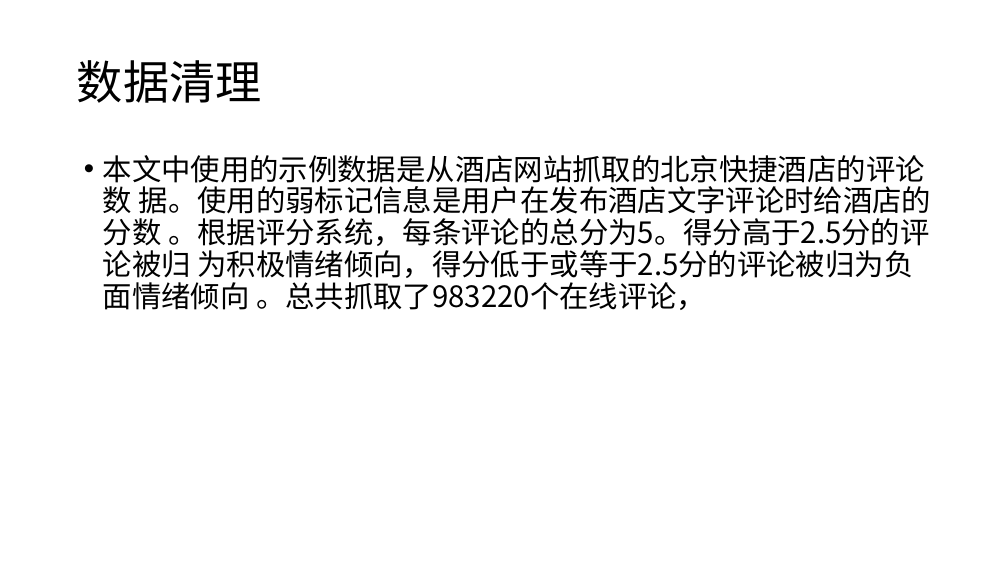
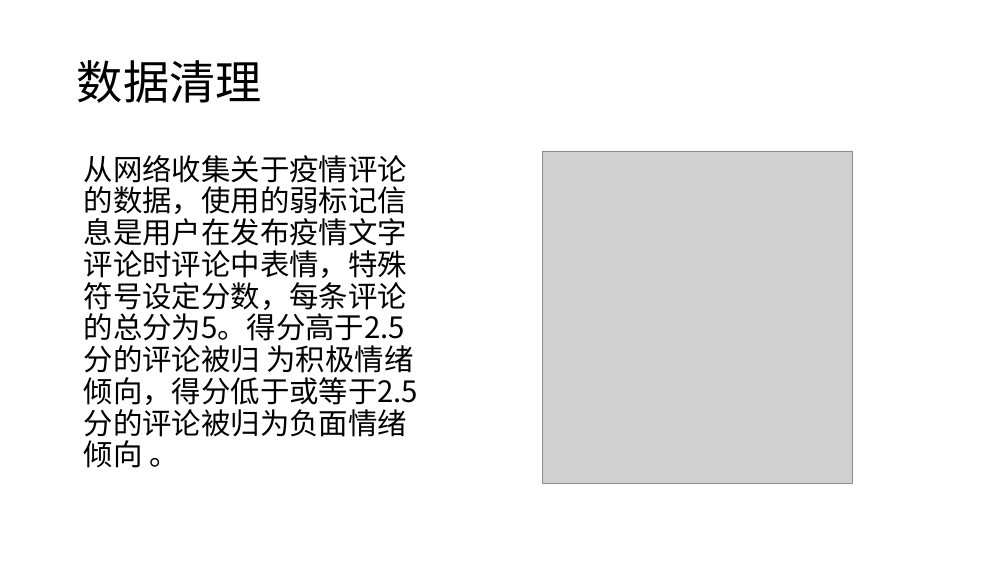
Before and after one commit to XinLin-cs/Dev_Note, a slide deck: slide 7 of COVID-19 Sentiment based on Weak Tagging Information/开题报告.pptx (slide 6 before the commit). Drawn at 1008x567 pixels with LibreOffice and Linux fonts; fonts in the diff are those of the drawing; grey boxes stand for pictures. Boxes give left, top, right and bottom in pixels: in the first picture for what was removed or moved away, otherwise in the second. Text is boxed around its words. In the diff, an @@ line names an element or a change of style, - is before the commit and + after.

```diff
--- a/COVID-19 Sentiment based on Weak Tagging Information/开题报告.pptx
+++ b/COVID-19 Sentiment based on Weak Tagging Information/开题报告.pptx
@@ text at (x1=84, y1=155, x2=418, y2=467): text changed @@
-• 本文中使用的示例数据是从酒店网站抓取的北京快捷酒店的评论数 据。使用的弱标记信息是用户在发布酒店文字评论时给酒店的分数 。根据评分系统，每条评论的总分为5。得分高于2.5分的评论被归 为积极情绪倾向，得分低于或等于2.5分的评论被归为负面情绪倾向 。总共抓取了983220个在线评论，
+从网络收集关于疫情评论的数据，使用的弱标记信息是用户在发布疫情文字评论时评论中表情，特殊符号设定分数，每条评论的总分为5。得分高于2.5分的评论被归 为积极情绪倾向，得分低于或等于2.5分的评论被归为负面情绪倾向 。
@@ picture added at (x1=542, y1=151, x2=852, y2=483) @@
```
Also in this commit, not shown: 1 slide added, 7 other files.
